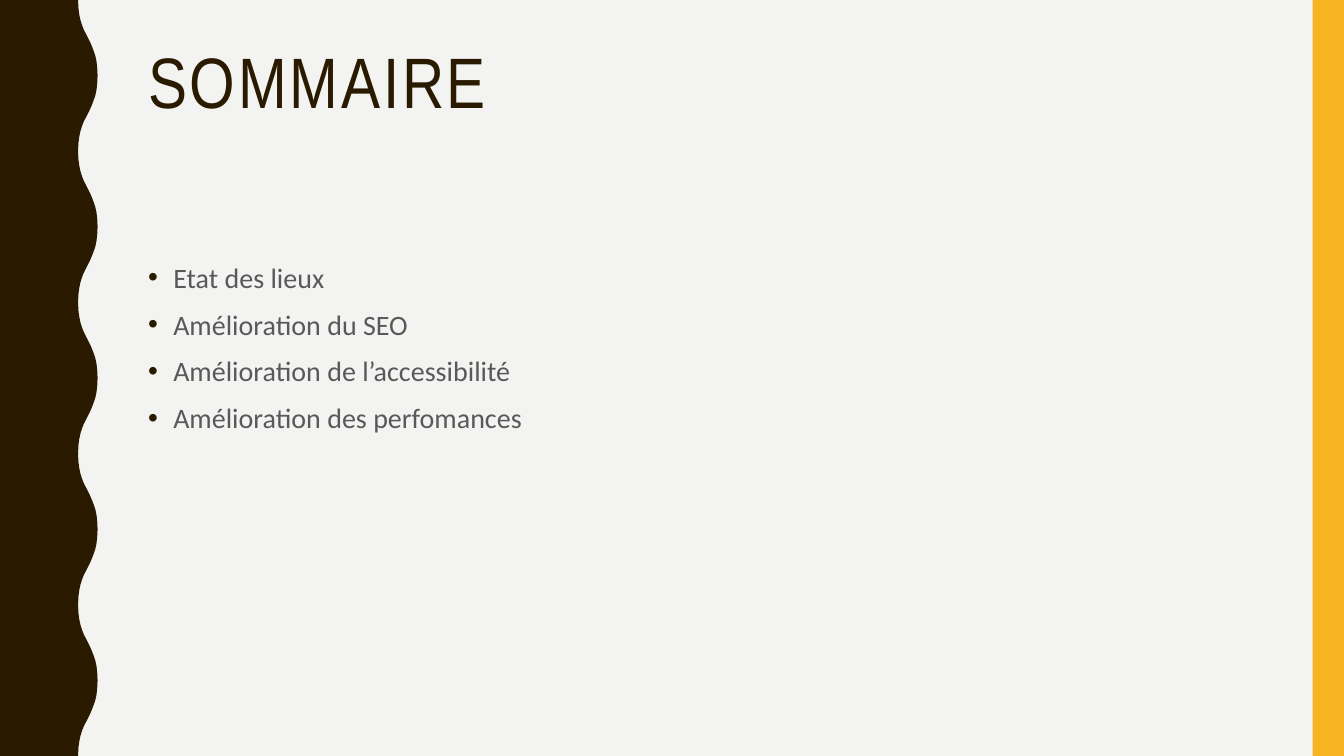
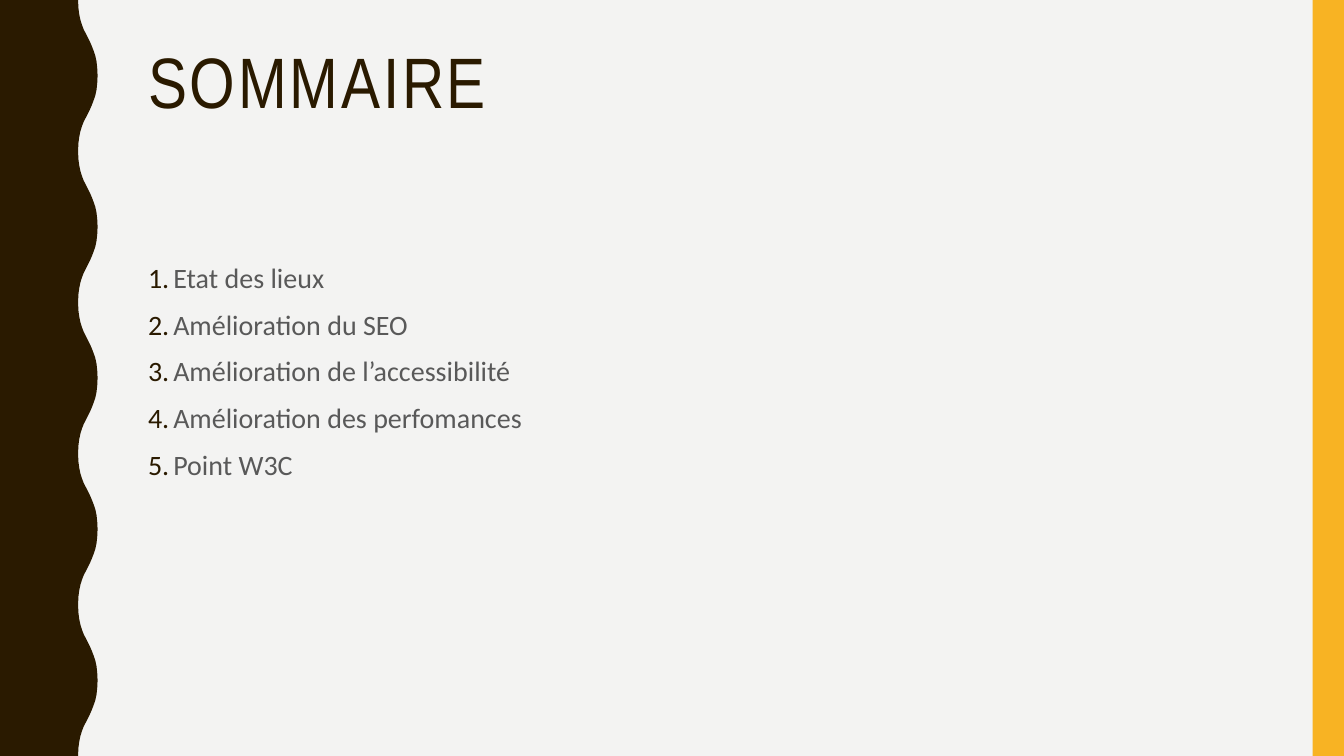
Before and after one commit to Fibre44/DENISNicolas_4_09112021, a slide deck: slide 2 of Soutenance/Soutenance.odp. Drawn at 1344x756 pixels with LibreOffice and Linux fonts; fonts in the diff are those of the drawing. Boxes give left, top, right and bottom in pixels: in the first picture for what was removed or moved away, otherwise in the second. Text is boxed around its words. In the diff, an @@ line names an element or a change of style, - is before the commit and + after.

```diff
--- a/Soutenance/Soutenance.odp
+++ b/Soutenance/Soutenance.odp
@@ text at [173, 456, 293, 475]: paragraph added @@
+5. Point W3C
```
Also in this commit, not shown: 3 other slides changed, 3 slides added, 2 slides removed, 2 other files.
